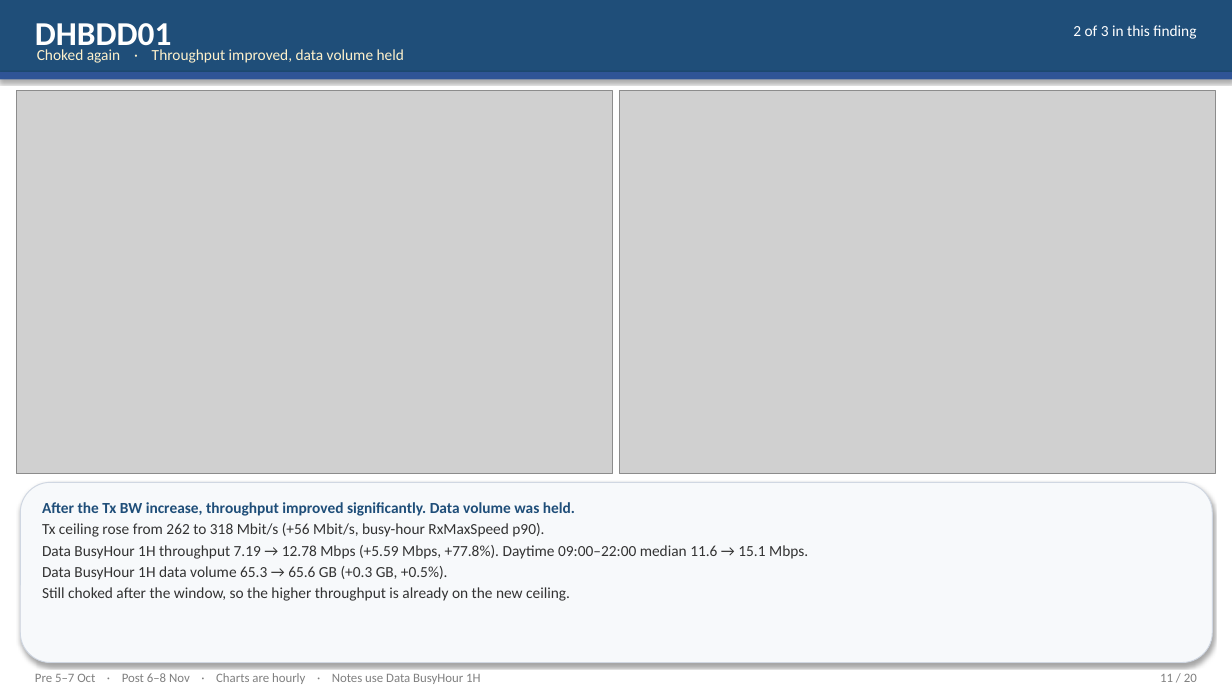
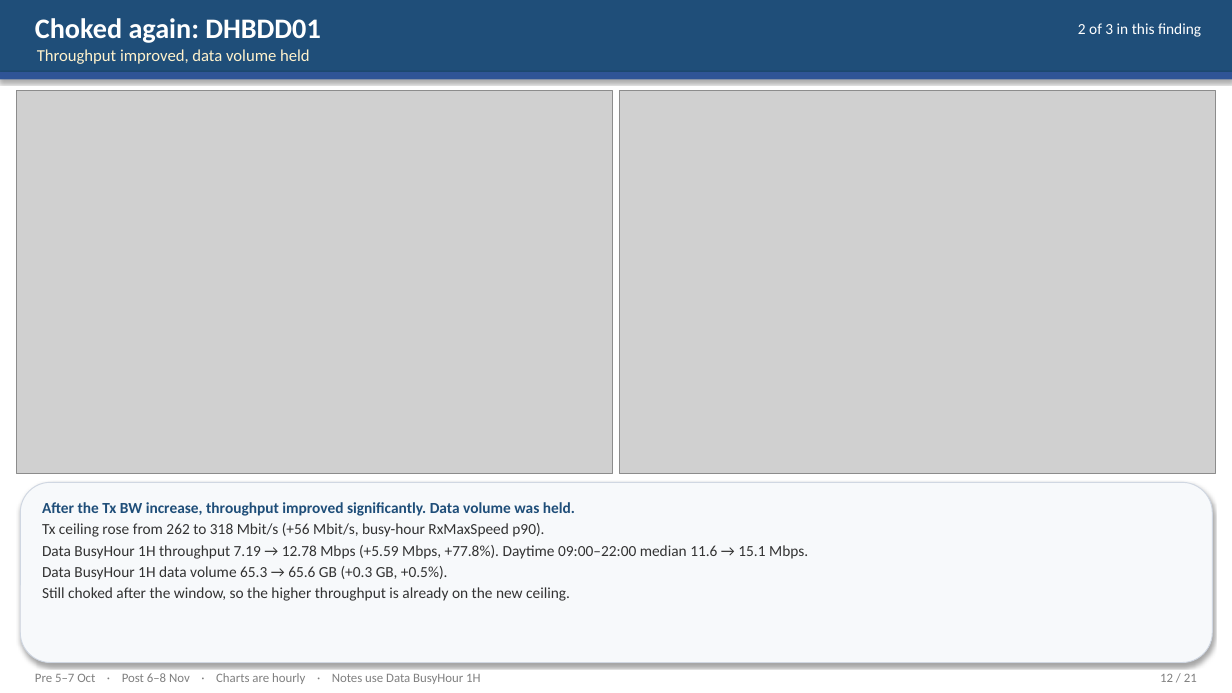
Before and after one commit to miles4482/Transport-Network-KPI-Check, a slide deck: slide 12 of Comparison_v1_Findings_5Oct_vs_6Nov.pptx (slide 11 before the commit). Drawn at 1232x693 pixels with LibreOffice and Linux fonts; fonts in the diff are those of the drawing; grey boxes stand for pictures. Boxes give left, top, right and bottom in pixels: in the first picture for what was removed or moved away, otherwise in the second. Text is boxed around its words. In the diff, an @@ line names an element or a change of style, - is before the commit and + after.

```diff
--- a/Comparison_v1_Findings_5Oct_vs_6Nov.pptx
+++ b/Comparison_v1_Findings_5Oct_vs_6Nov.pptx
@@ text at (35, 18, 320, 43): text changed; size 26 to 22 pt @@
-DHBDD01
+Choked again: DHBDD01
@@ text "2 of 3 in this ...": place and size @@
-text "2 of 3 in this ..." at (1073, 25, 1196, 39)
+text "2 of 3 in this ..." at (1078, 23, 1201, 37)
@@ text at (37, 49, 310, 64): text changed; size 12 to 13 pt @@
-Choked again · Throughput improved, data volume held
+Throughput improved, data volume held
@@ text at (1160, 674, 1197, 682): text changed @@
-11 / 20
+12 / 21
```
Also in this commit, not shown: 19 other slides changed, 1 slide added, 1 other file.
